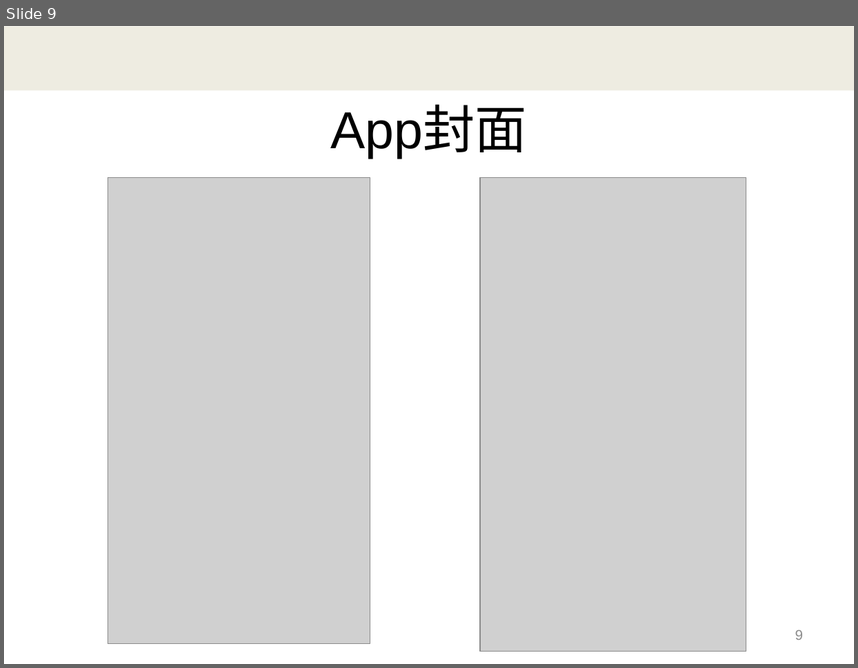
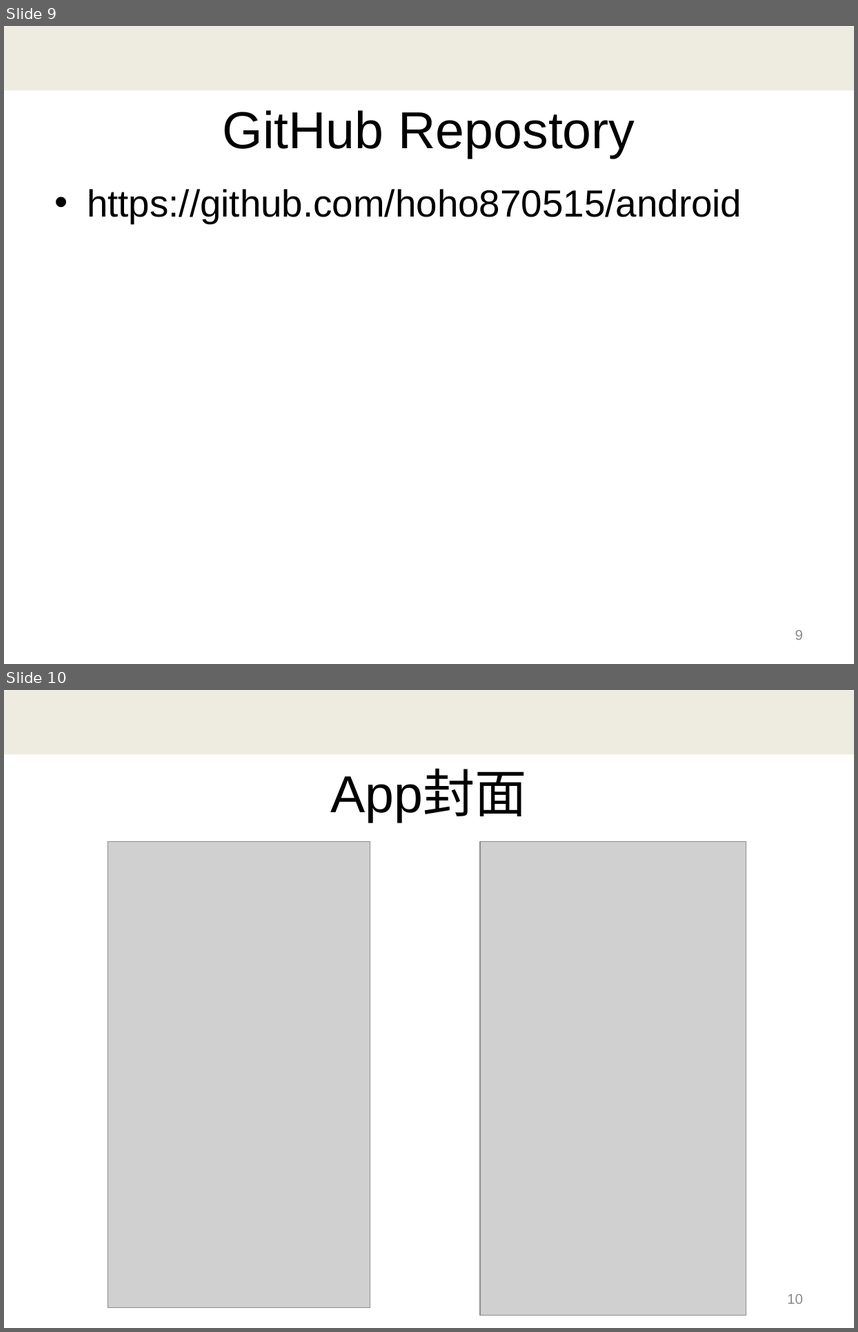
Before and after one commit to hoho870515/android, a slide deck: 期末報告.pptx. Shown one above the other, each under a label of ours: slide 9 before the commit, slides 9 and 10 after it. The pictures are 858x668 and 858x1332 pixels, drawn with LibreOffice and Linux fonts; fonts in the diff are those of the drawing; grey boxes stand for pictures; background and template pictures are left out. Boxes give left, top, right and bottom in pixels: in the first picture for what was removed or moved away, otherwise in the second. Text is boxed around its words. In the diff, an @@ line names an element or a change of style, - is before the commit and + after.

Commit message:
報告完的版本

```diff
--- a/期末報告.pptx
+++ b/期末報告.pptx
@@ slide 9 added at (4, 26, 854, 664), background #FFFFFF; not listed: 1 template element that a slide beside it also shows @@
@@ title added at (223, 110, 635, 158), 44 pt, text #000000 @@
+GitHub Repostory
@@ text added at (87, 189, 742, 223), 32 pt, text #000000 @@
+• https://github.com/hoho870515/android
@@ page number added at (795, 630, 803, 639), 12 pt, text #8C8C8C @@
+9
@@ what was slide 9 is now slide 10 @@
@@ page number at (787, 1294, 803, 1303): text changed @@
-9
+10
```
